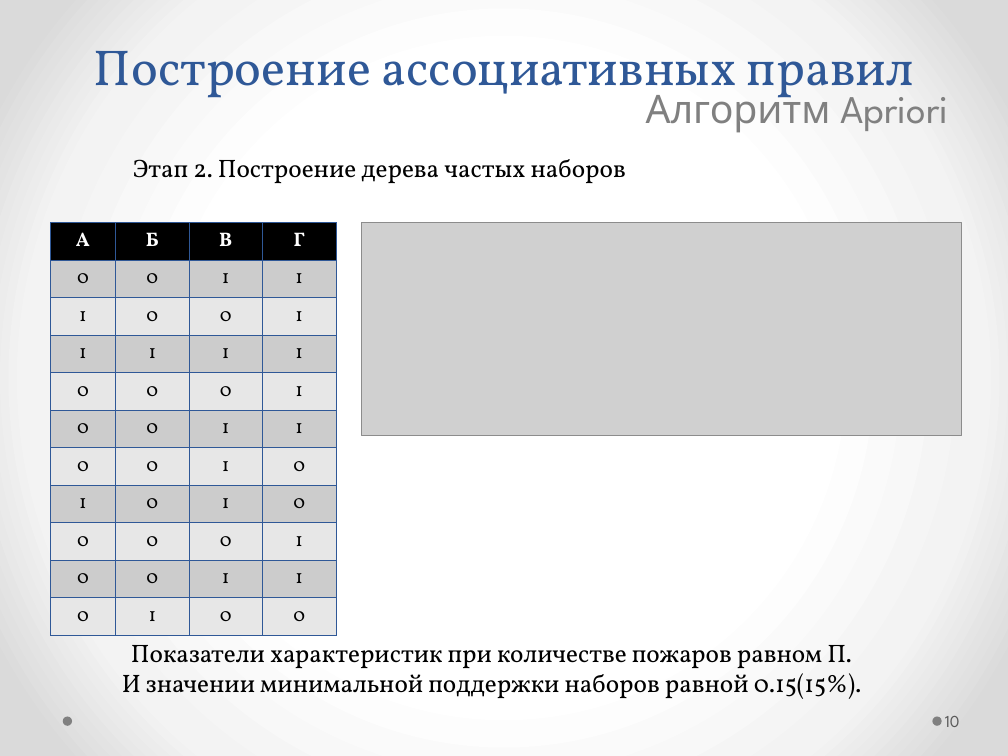
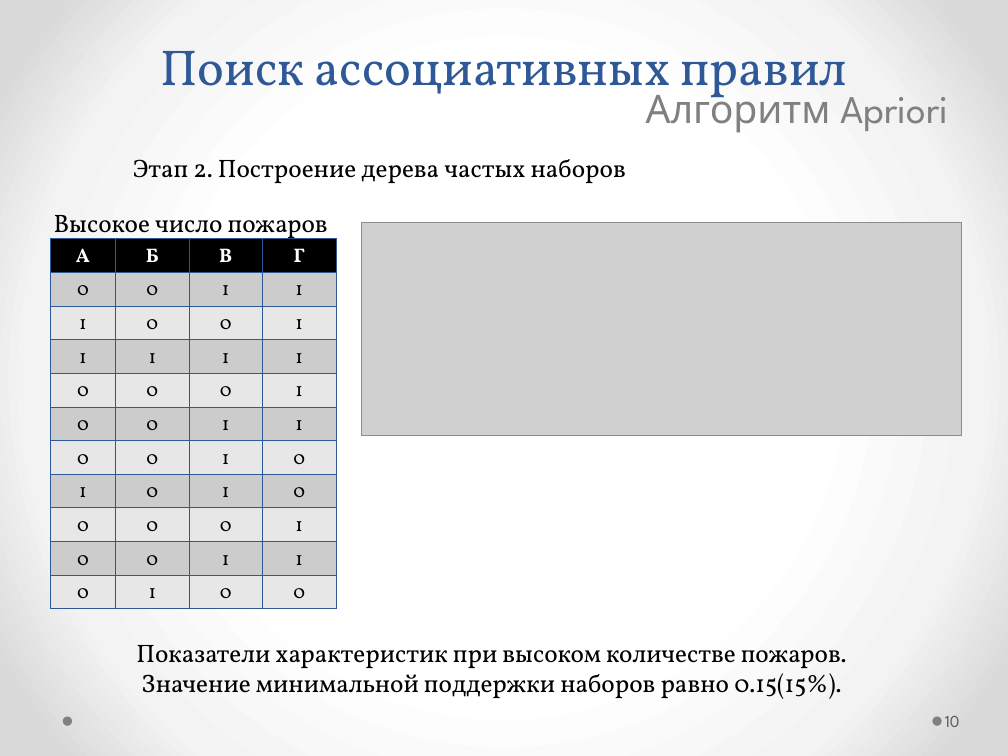
Before and after one commit to kmi9work/Fires, a slide deck: slide 10 of Apriori/my_tex/Поиск ассоциативных правил_Apriori.pptx. Drawn at 1008x756 pixels with LibreOffice and Linux fonts; fonts in the diff are those of the drawing; grey boxes stand for pictures. Boxes give left, top, right and bottom in pixels: in the first picture for what was removed or moved away, otherwise in the second. Text is boxed around its words. In the diff, an @@ line names an element or a change of style, - is before the commit and + after.

```diff
--- a/Apriori/my_tex/Поиск ассоциативных правил_Apriori.pptx
+++ b/Apriori/my_tex/Поиск ассоциативных правил_Apriori.pptx
@@ text at [160,50,847,108]: text changed @@
-Построение ассоциативных правил
+Поиск ассоциативных правил
@@ table: place and size @@
-table at [50,223,337,625]
+table at [50,239,337,609]
@@ text added at [54,215,328,243], 18 pt, text #000000 @@
+Высокое число пожаров
@@ text at [136,645,847,699]: text changed @@
-Показатели характеристик при количестве пожаров равном П.
-И значении минимальной поддержки наборов равной 0.15(15%).
+Показатели характеристик при высоком количестве пожаров.
+Значение минимальной поддержки наборов равно 0.15(15%).
```
Also in this commit, not shown: 9 other slides changed, 5 other files.
